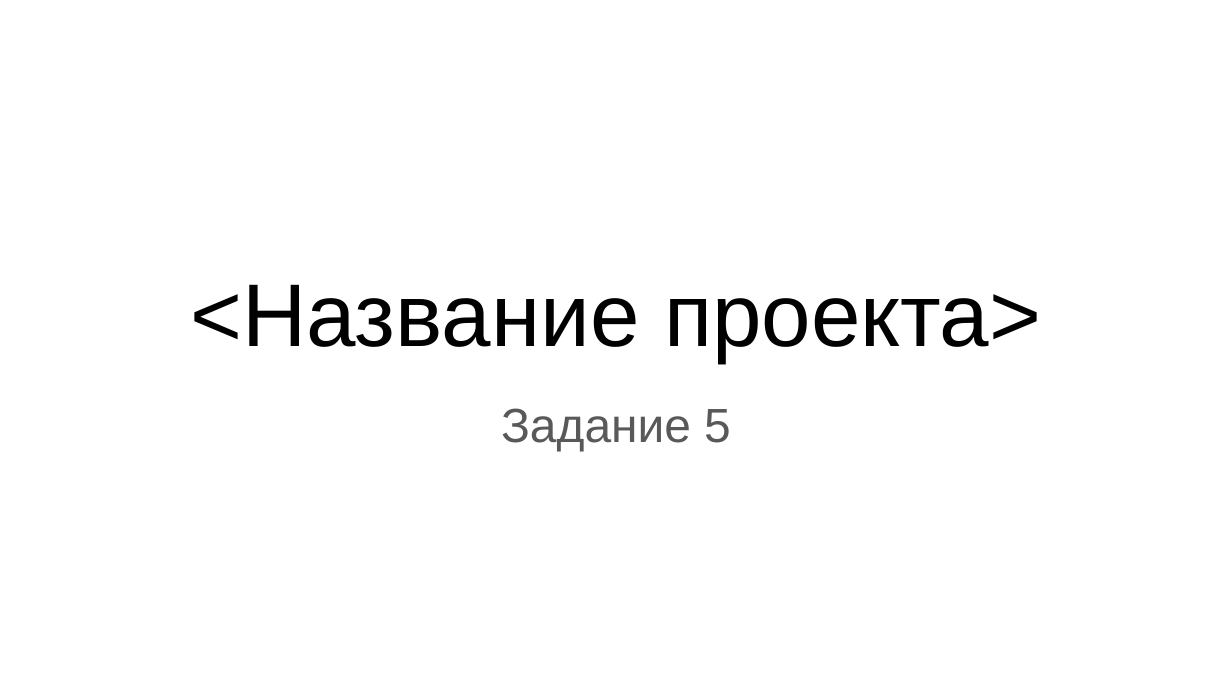
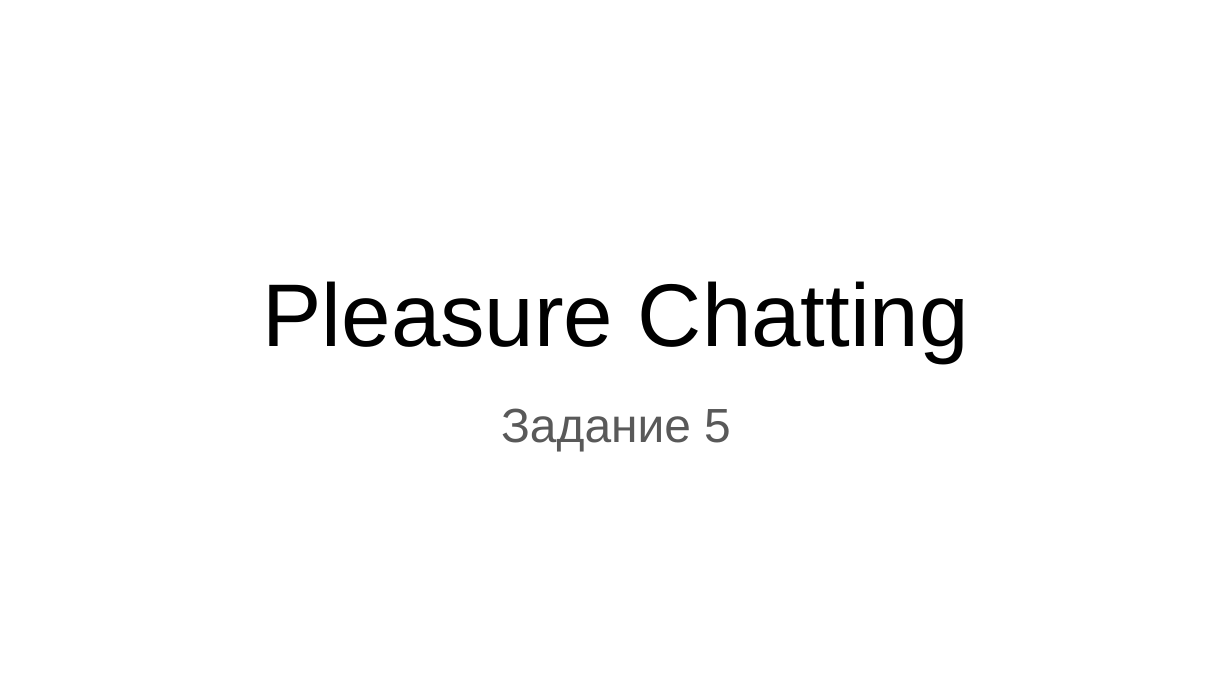
Before and after one commit to Renki-mipt/Software-Systems-Design, a slide deck: slide 1 of Task5/Дз5.pptx. Drawn at 1232x693 pixels with LibreOffice and Linux fonts; fonts in the diff are those of the drawing. Boxes give left, top, right and bottom in pixels: in the first picture for what was removed or moved away, otherwise in the second. Text is boxed around its words. In the diff, an @@ line names an element or a change of style, - is before the commit and + after.

```diff
--- a/Task5/Дз5.pptx
+++ b/Task5/Дз5.pptx
@@ title at [263, 281, 969, 362]: text changed @@
-<Название проекта>
+Pleasure Chatting
```
Also in this commit, not shown: 1 slide added, 1 slide removed, 1 other file.
